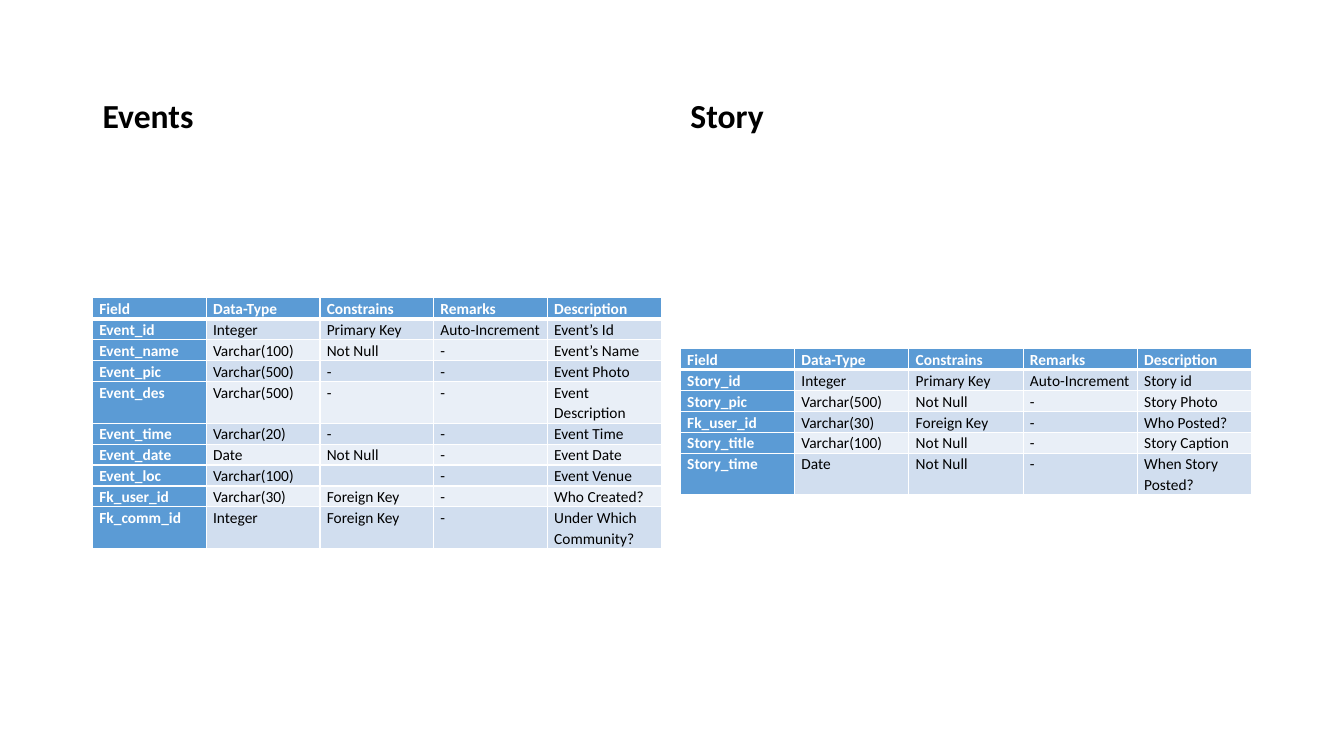
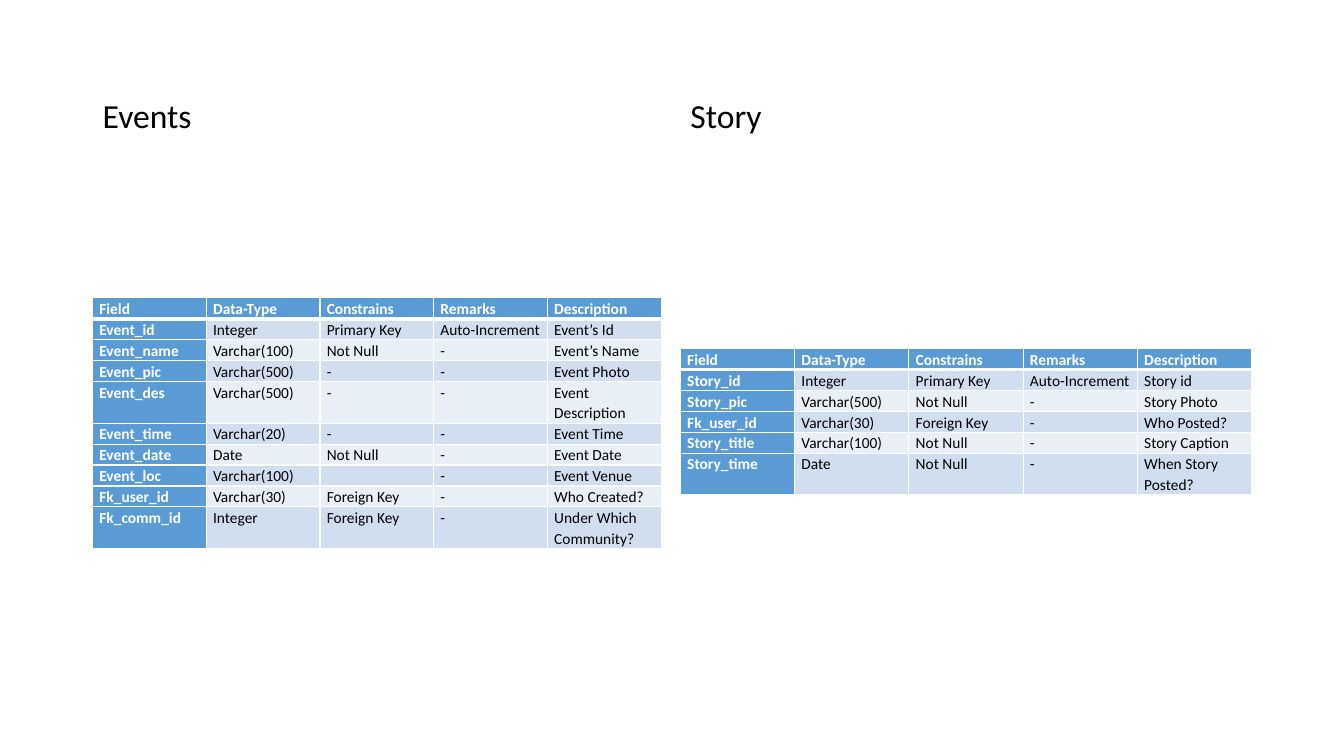
Before and after one commit to zeel91297/Project-Documents, a slide deck: slide 30 of Sem 5/Let’s Meet.pptx. Drawn at 1344x756 pixels with LibreOffice and Linux fonts; fonts in the diff are those of the drawing; background and template pictures are left out. Boxes give left, top, right and bottom in pixels: in the first picture for what was removed or moved away, otherwise in the second. Text is boxed around its words. In the diff, an @@ line names an element or a change of style, - is before the commit and + after.

```diff
--- a/Sem 5/Let’s Meet.pptx
+++ b/Sem 5/Let’s Meet.pptx
@@ text "Events" at box(103, 106, 192, 129): bold off @@
@@ text "Story" at box(690, 106, 761, 134): bold off @@
```
Also in this commit, not shown: 13 other slides changed, 1 slide added, 19 other files.
